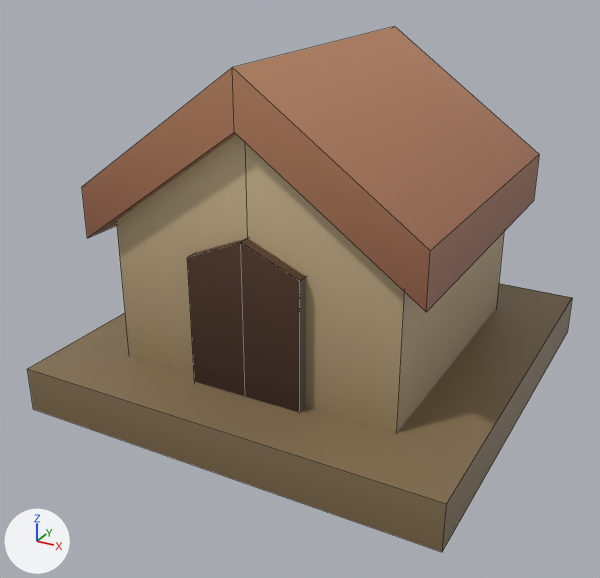
A saved change to the FBX model AJE/Assets/Models/Enviroment/SM_House_Small.fbx.
Before and after are seen from a camera (50 mm lens) standing at (2.69, -4.32, 2.07) and looking at (0.96, -1.17, 0.5). Every picture has the same lights, and +X, +Y and +Z are marked at lower left. Mesh edges are drawn as thin lines. Where no turn or scale is listed for an object, it has been applied to the vertices.

Objects in the first picture: 'House_Small'.
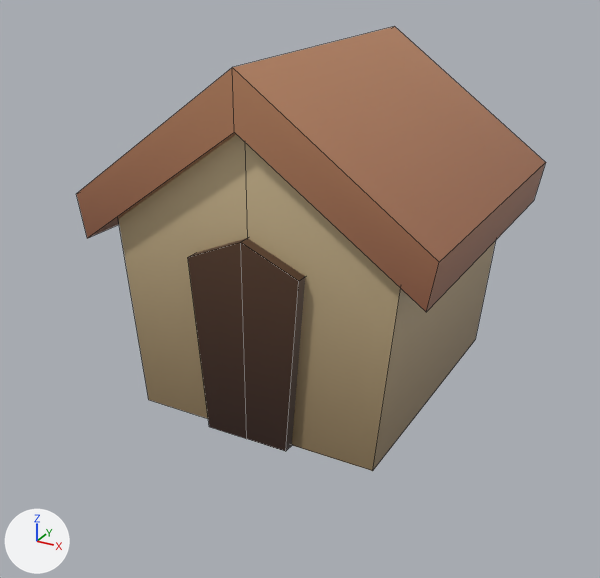
Boxes (x1, y1, x2, y2) around the edits, measured in the pictures (600 x 578 px; the box of a moved part takes in the faces that stretch with it):
'House_Small', reshaped (14% narrower, 15% shorter): before (27, 26, 572, 552); after (76, 26, 546, 471)
part 1 of me_mesh, deleted (brown): before (27, 283, 572, 552)
part 2 of me_mesh, moved or reshaped: before (82, 44, 539, 433); after (76, 44, 546, 471)

What changed in the scene script:
```text
Change me_mesh:
    used by ob_house_small; location = (0.0, 0.0, 0.0)
    verts and faces of me_mesh; kept vertices keep their numbers, new ones are numbered from 44
    before: 0 (0.73, -1.73, 0.13), 1 (1.27, -1.73, 0.13), 6 (0.73, -1.62, 0.13), 7 (1.27, -1.62, 0.13), 8 (1.0, -1.73, 0.13)
    before: 9 (1.0, -1.62, 0.13), 12 (0.32, -1.68, 0.0), 13 (1.68, -1.68, 0.0), 18 (0.32, -0.32, 0.0), 19 (1.68, -0.32, 0.0)
    before: 26 (0.21, -1.75, 1.04) at pixel (81, 186), 27 (1.79, -1.75, 1.04) at pixel (430, 250), 28 (0.21, -0.25, 1.04), 29 (1.79, -0.25, 1.04) at pixel (539, 154)
    remove me_mesh.from_pydata(...)  # 44 vertices, 36 faces; spans x 0.0..2.0, y -2.0..0.0, z 0.0..1.6
    add me_mesh.from_pydata(...)  # 36 vertices, 30 faces; spans x 0.17..1.83, y -1.75..-0.25, z 0.0..1.6
    me_mesh part 1: the loose piece of 8 vertices spanning x 0.0..2.0, y -2.0..0.0, z 0.0..0.21 is deleted
    me_mesh part 2
    add verts[0] = (0.8, -1.73, 0.0)  # moved, pixel (209, 426)
    add verts[6] = (0.8, -1.62, 0.0)  # moved
    add verts[1] = (1.2, -1.73, 0.0)  # moved, pixel (285, 451)
    add verts[7] = (1.2, -1.62, 0.0)  # moved
    add verts[8] = (1.0, -1.73, 0.0)  # moved, pixel (246, 438)
    add verts[9] = (1.0, -1.62, 0.0)  # moved
    add verts[12] = (0.42, -1.68, 0.0)  # moved, pixel (148, 399)
    add verts[18] = (0.42, -0.32, 0.0)  # moved
    add verts[13] = (1.58, -1.68, 0.0)  # moved, pixel (372, 470)
    add verts[19] = (1.58, -0.32, 0.0)  # moved, pixel (475, 339)
    add verts[26] = (0.17, -1.75, 1.0)  # moved, pixel (76, 193)
    add verts[28] = (0.17, -0.25, 1.0)  # moved
    add verts[27] = (1.83, -1.75, 1.0)  # moved, pixel (439, 262)
    add verts[29] = (1.83, -0.25, 1.0)  # moved, pixel (545, 162)
```
